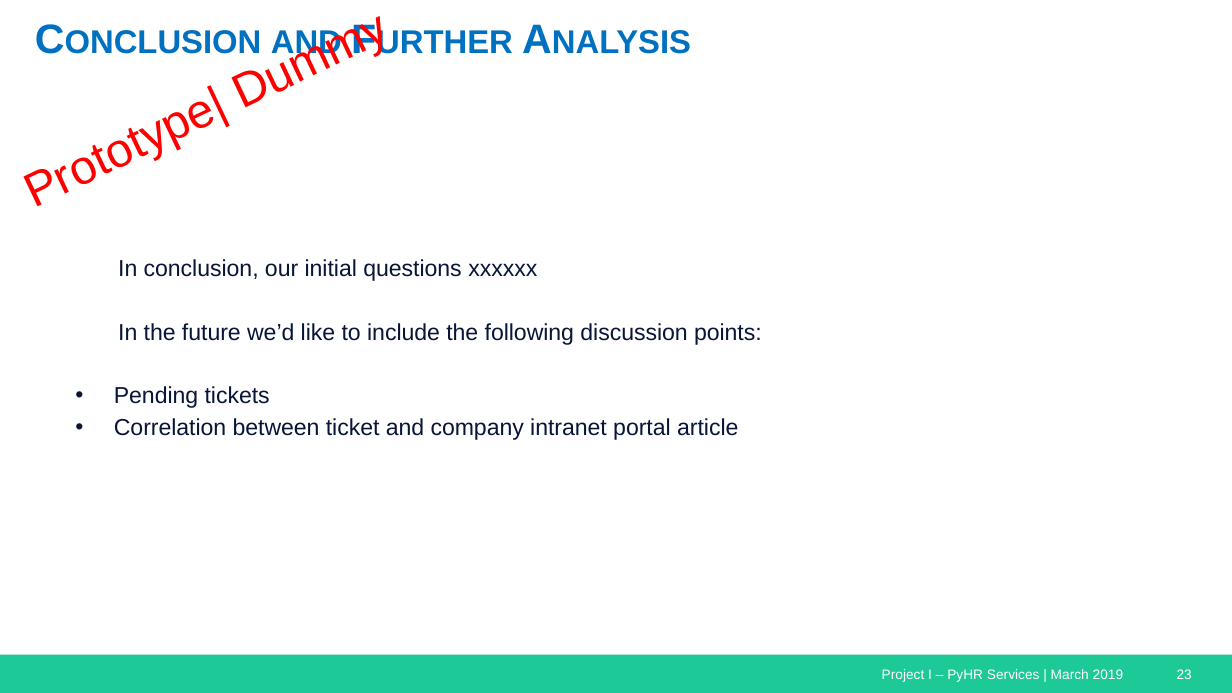
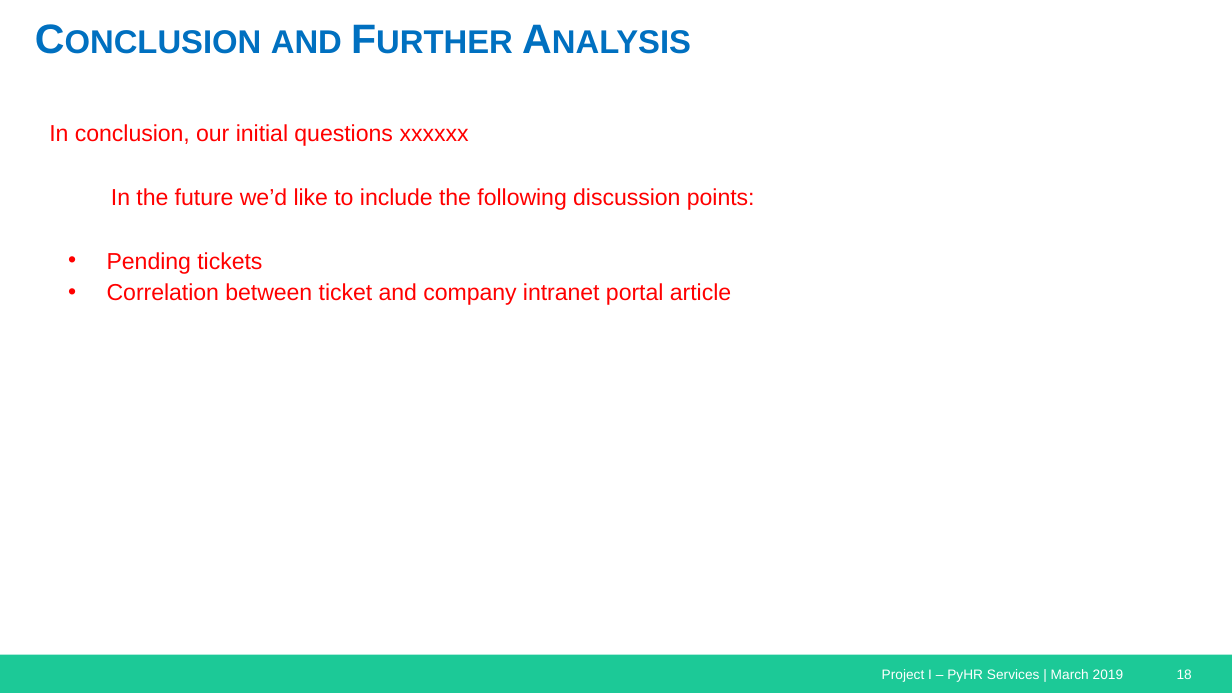
Before and after one commit to jvbonini/Project-I, a slide deck: slide 18 of Presentation/2_HRServices_Presentation_v3.pptx (slide 23 before the commit). Drawn at 1232x693 pixels with LibreOffice and Linux fonts; fonts in the diff are those of the drawing. Boxes give left, top, right and bottom in pixels: in the first picture for what was removed or moved away, otherwise in the second. Text is boxed around its words. In the diff, an @@ line names an element or a change of style, - is before the commit and + after.

```diff
--- a/Presentation/2_HRServices_Presentation_v3.pptx
+++ b/Presentation/2_HRServices_Presentation_v3.pptx
@@ text removed at <box>0,0,467,229</box> @@
-Prototype| Dummy
@@ text "In conclusion, our initial questions ...": place and size @@
-text "In conclusion, our initial questions ..." at <box>114,259,762,440</box>
+text "In conclusion, our initial questions ..." at <box>49,124,755,305</box>
@@ text "In conclusion, our initial questions ..." at <box>49,124,755,305</box>: text colour #081538 to #FF0000; indent changed @@
@@ page number at <box>1177,669,1192,679</box>: text changed @@
-23
+18
```
Also in this commit, not shown: 8 other slides changed, 4 slides added, 9 slides removed, 3 other files.
